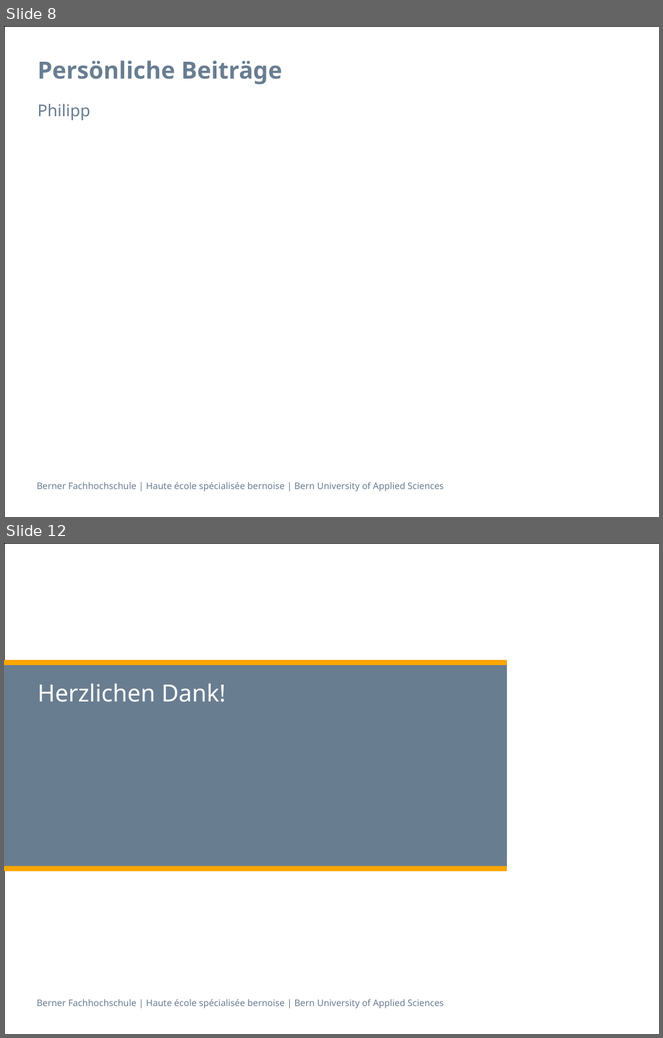
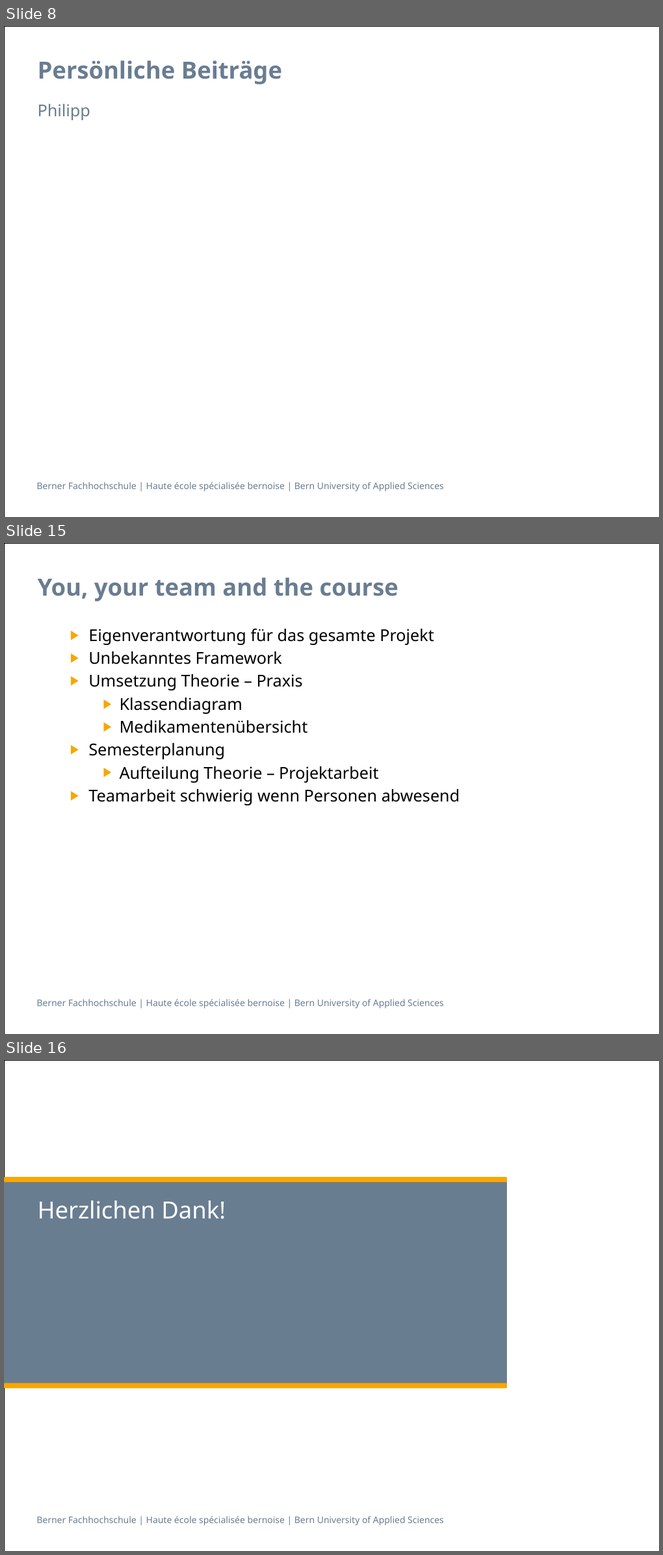
Before and after one commit to zyssm4/ch.bfh.btx8081.w2015.red, a slide deck: doc/Task14/task14_presentation Schlurp.pptx. Shown one above the other, each under a label of ours: slides 8 and 12 before the commit, slides 8, 15 and 16 after it; the slides between them are not shown. The pictures are 663x1038 and 663x1555 pixels, drawn with LibreOffice and Linux fonts; fonts in the diff are those of the drawing; background and template pictures are left out. Boxes give left, top, right and bottom in pixels: in the first picture for what was removed or moved away, otherwise in the second. Text is boxed around its words. In the diff, an @@ line names an element or a change of style, - is before the commit and + after.

```diff
--- a/doc/Task14/task14_presentation Schlurp.pptx
+++ b/doc/Task14/task14_presentation Schlurp.pptx
@@ slide 15 added at <box>4,543,659,1034</box>, background #FFFFFF; not listed: 2 template elements that a slide beside it also shows @@
@@ title added at <box>38,577,399,601</box>, 26 pt, text #697D91, bold @@
+You, your team and the course
@@ text added at <box>88,628,460,806</box>, 18 pt, text #000000 @@
+  ▶ Eigenverantwortung für das gesamte Projekt
+  ▶ Unbekanntes Framework
+  ▶ Umsetzung Theorie – Praxis
+    ▶ Klassendiagram
+    ▶ Medikamentenübersicht
+  ▶ Semesterplanung
+    ▶ Aufteilung Theorie – Projektarbeit
+  ▶ Teamarbeit schwierig wenn Personen abwesend
@@ what was slide 12 is now slide 16 @@
```
Also in this commit, not shown: 2 slides changed, 5 other slides added, 2 slides removed.
